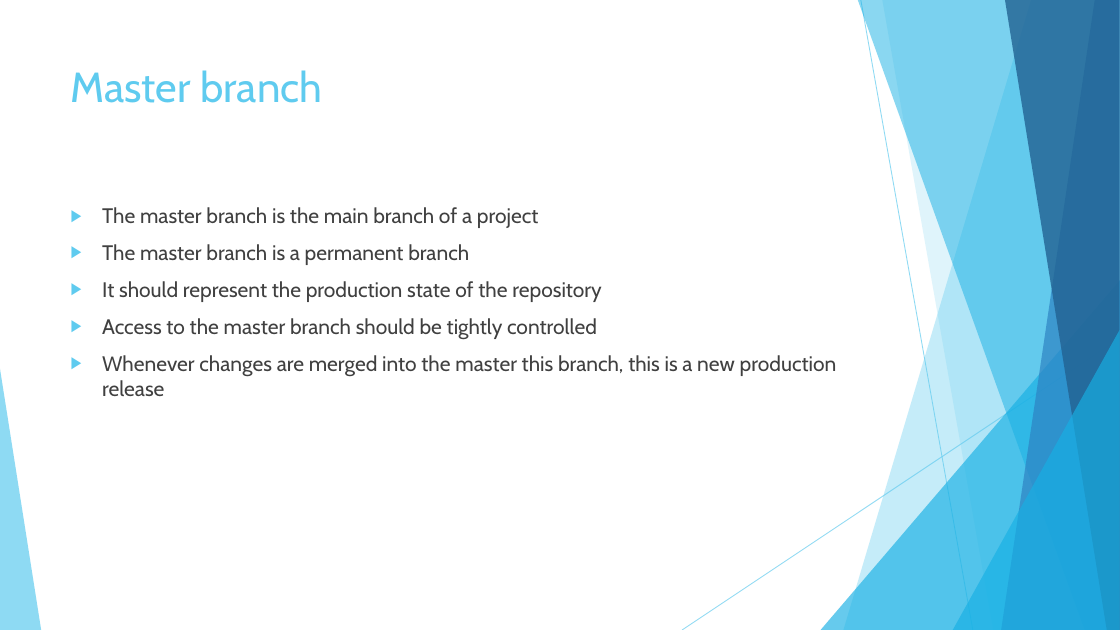
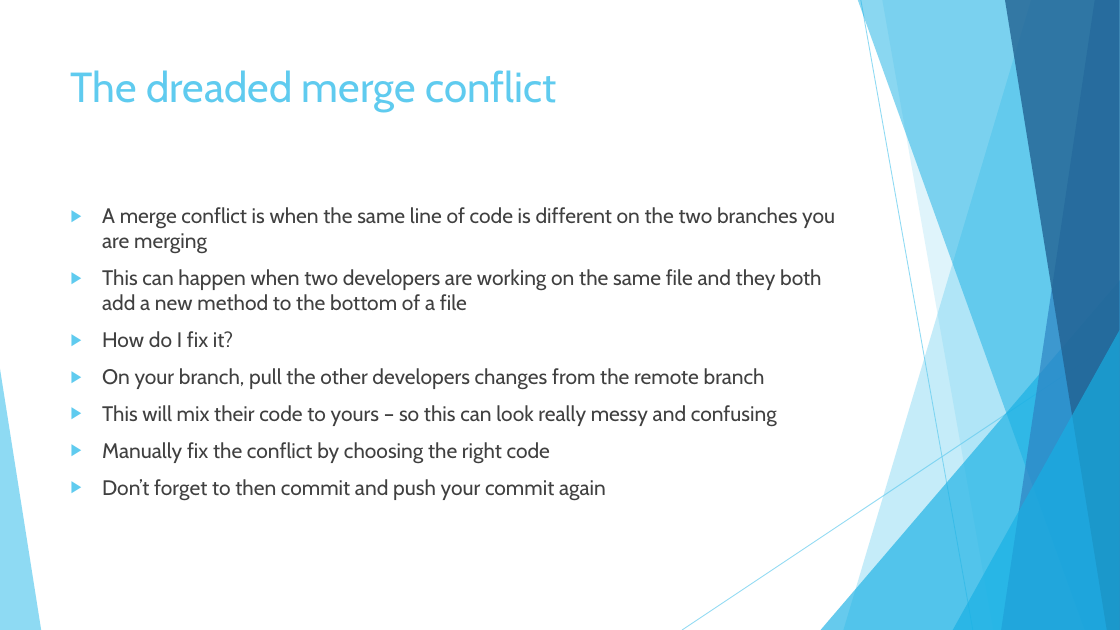
Before and after one commit to Jameswhale/git-introduction, a slide deck: slide 10 of Working collaboratively with Git.pptx (slide 5 before the commit). Drawn at 1120x630 pixels with LibreOffice and Linux fonts; fonts in the diff are those of the drawing. Boxes give left, top, right and bottom in pixels: in the first picture for what was removed or moved away, otherwise in the second. Text is boxed around its words. In the diff, an @@ line names an element or a change of style, - is before the commit and + after.

```diff
--- a/Working collaboratively with Git.pptx
+++ b/Working collaboratively with Git.pptx
@@ title at [71, 70, 556, 112]: text changed @@
-Master branch
+The dreaded merge conflict
@@ text at [102, 207, 835, 501]: text changed @@
-▶ The master branch is the main branch of a project
-▶ The master branch is a permanent branch
-▶ It should represent the production state of the repository
-▶ Access to the master branch should be tightly controlled
-▶ Whenever changes are merged into the master this branch, this is a new production release
+▶ A merge conflict is when the same line of code is different on the two branches you are merging
+▶ This can happen when two developers are working on the same file and they both add a new method to the bottom of a file
+▶ How do I fix it?
+▶ On your branch, pull the other developers changes from the remote branch
+▶ This will mix their code to yours – so this can look really messy and confusing
+▶ Manually fix the conflict by choosing the right code
+▶ Don’t forget to then commit and push your commit again
```
Also in this commit, not shown: 3 other slides changed, 5 slides added, 4 slides removed.
